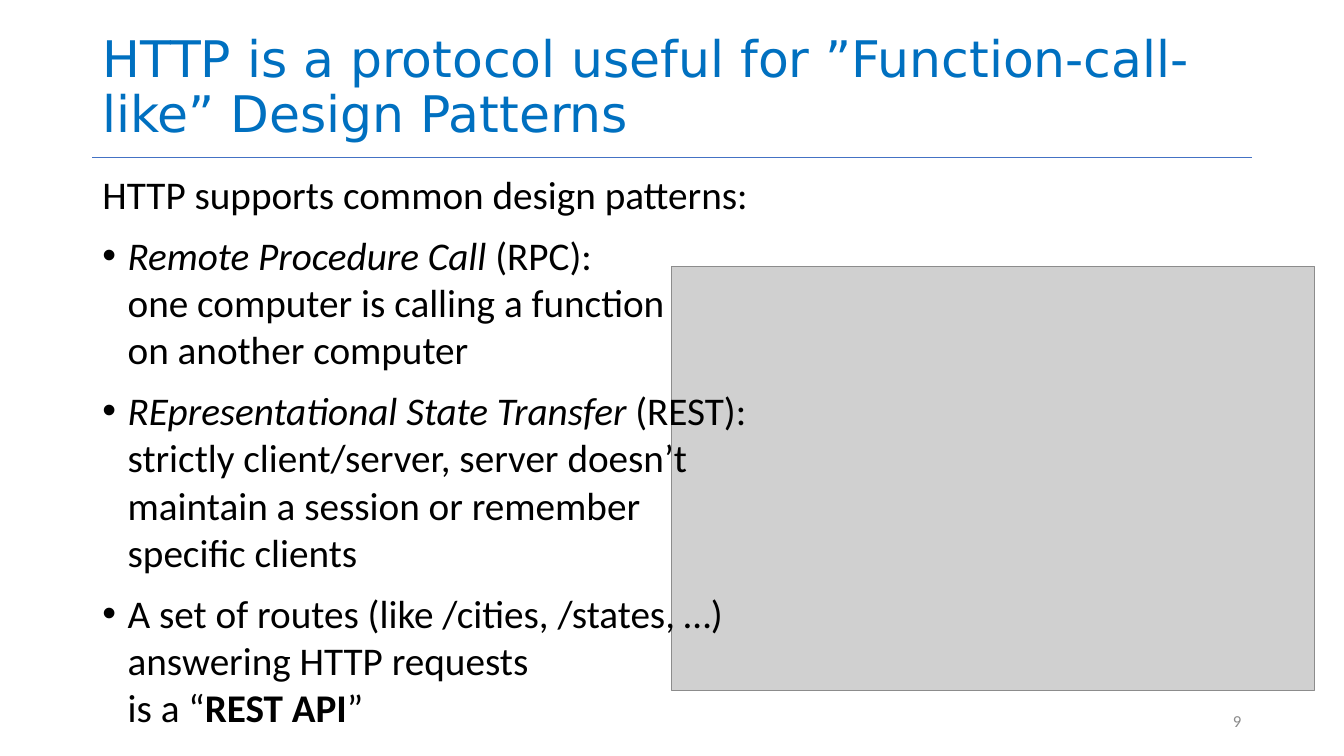
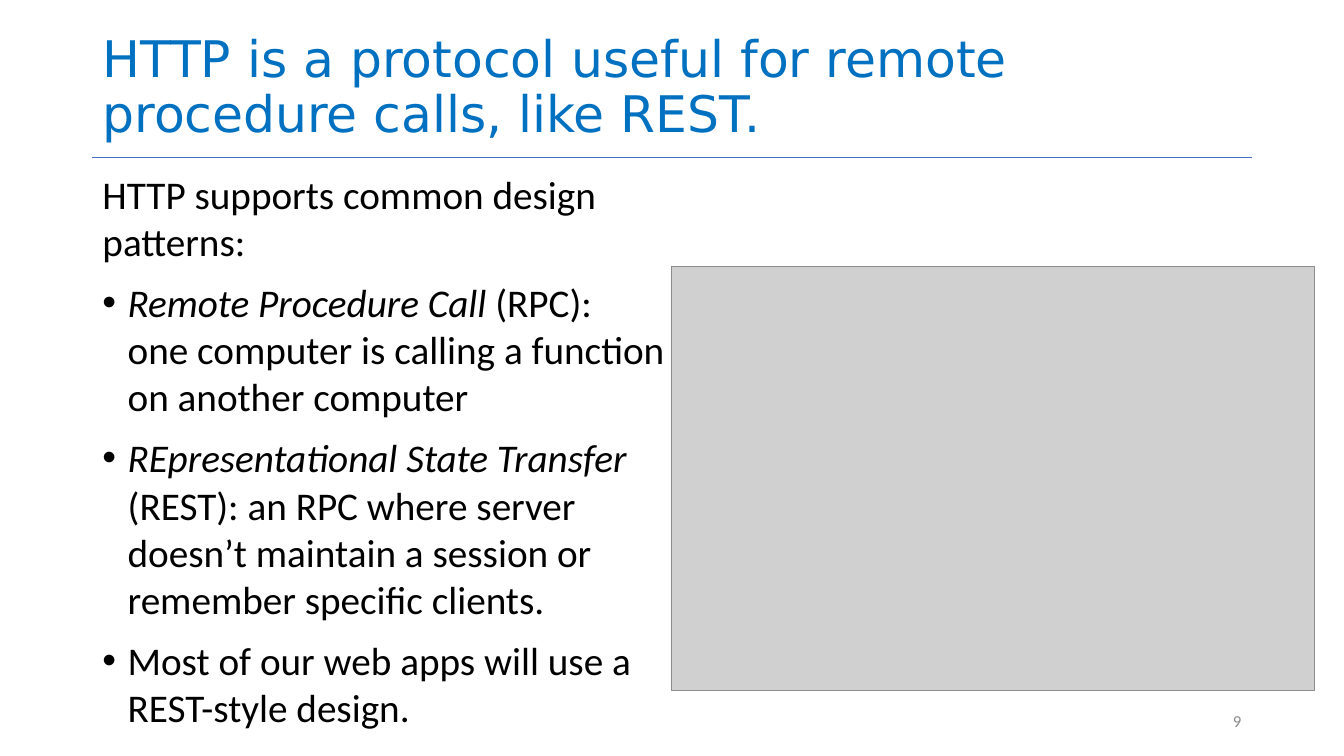
Before and after one commit to Preshit13/CS4530-Fall-2026, a slide deck: slide 9 of Slides/Module 04 Web Application Architecture.pptx. Drawn at 1344x756 pixels with LibreOffice and Linux fonts; fonts in the diff are those of the drawing; grey boxes stand for pictures. Boxes give left, top, right and bottom in pixels: in the first picture for what was removed or moved away, otherwise in the second. Text is boxed around its words. In the diff, an @@ line names an element or a change of style, - is before the commit and + after.

```diff
--- a/Slides/Module 04 Web Application Architecture.pptx
+++ b/Slides/Module 04 Web Application Architecture.pptx
@@ title at bbox=[102, 38, 1007, 143]: text changed @@
-HTTP is a protocol useful for ”Function-call-like” Design Patterns
+HTTP is a protocol useful for remote procedure calls, like REST.
@@ text at bbox=[128, 444, 631, 729]: text changed @@
-• REpresentational State Transfer (REST):
-  strictly client/server, server doesn’t
-  maintain a session or remember
-  specific clients
-• A set of routes (like /cities, /states, …)
-  answering HTTP requests
-  is a “REST API”
+• REpresentational State Transfer (REST): an RPC where server doesn’t maintain a session or remember specific clients.
+• Most of our web apps will use a REST-style design.
```
Also in this commit, not shown: 5 other slides changed, 1 other file.
